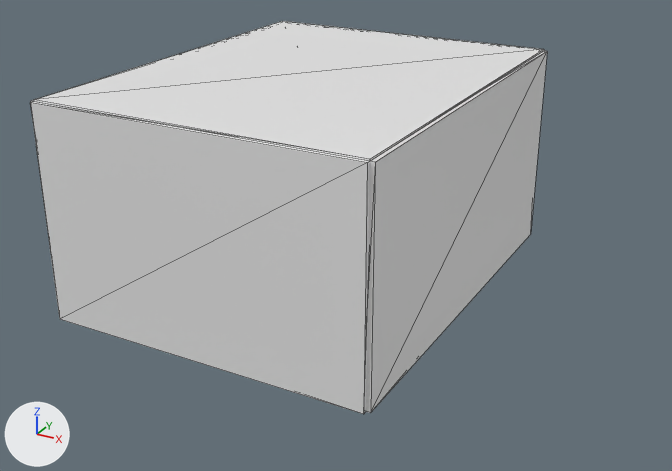
Renders of the glTF model src/app/public/media/white-rabbit/room.glb from each side of a commit.
Before and after are seen from a 50 mm lens placed at (5.46, -9.41, 5.27), pointed at (0.48, -0.35, 0.75). Every picture has the same lights, and +X, +Y and +Z are marked at lower left. The picture after the commit comes second. Mesh edges are drawn as thin lines. Where no turn or scale is listed for an object, it has been applied to the vertices. Vertices at exactly the same position are counted once.

The older version as bpy lines, for what is in view:
```python
me_mesh_0 = bpy.data.meshes.new('Mesh_0')
me_mesh_0.from_pydata(...)  # 48 vertices, 84 faces; spans x -2.05..2.05, y -2.55..2.55, z -1.3..1.3
# before: 16 (2.0, -2.55, 1.3) at pixel (367, 162), 17 (2.0, -2.55, -1.3) at pixel (363, 414), 18 (2.0, -2.45, 1.3) at pixel (372, 159), 19 (2.0, -2.45, -1.3)
me_mesh_1 = bpy.data.meshes.new('Mesh_1')
me_mesh_1.from_pydata(...)  # a box spanning x -2.0..2.0, y -2.5..2.5, z -0.01..0.01
ob_room_0 = bpy.data.objects.new('room-0', me_mesh_0)
ob_room_0.location = (0.0, 0.0, 1.3)
ob_room_1 = bpy.data.objects.new('room-1', me_mesh_1)
ob_room_1.location = (0.0, 0.0, 2.61)
```
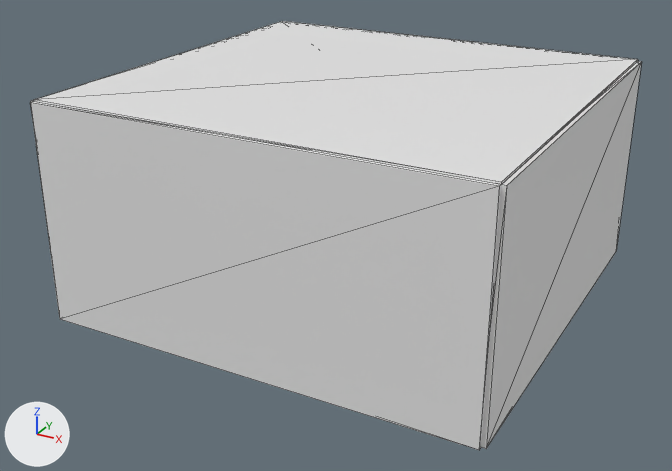
Where the newer file only moved an object's origin or applied its transform, the numbers keep the older frame.

Boxes (x1, y1, x2, y2) around the edits, measured in the pictures (672 x 471 px; the box of a moved part takes in the faces that stretch with it):
```json
{"object": "room-0", "change": "reshaped", "before": [30, 50, 547, 414], "after": [30, 61, 642, 450], "on screen": "18% wider, 7% taller"}
{"object": "room-1", "change": "moved, rescaled", "before": [34, 21, 544, 161], "after": [34, 21, 638, 184], "on screen": "18% wider, 16% taller"}
{"part": 1, "of": "me_mesh_0", "change": "moved or reshaped", "before": [366, 51, 547, 413], "after": [481, 61, 642, 449]}
{"part": 2, "of": "me_mesh_0", "change": "moved or reshaped", "before": [32, 102, 370, 414], "after": [32, 102, 501, 450]}
```

Edits to the scene script, one JSON object a line:
```json
{"block": "me_mesh_0", "where": "# used by ob_room_0; location = (0.0, 0.0, 1.3)"}
{"op": "remove", "block": "me_mesh_0", "code": "me_mesh_0.from_pydata(...)  # 48 vertices, 84 faces; spans x -2.05..2.05, y -2.55..2.55, z -1.3..1.3"}
{"op": "add", "block": "me_mesh_0", "code": "me_mesh_0.from_pydata(...)  # 48 vertices, 84 faces; spans x -2.05..3.25, y -2.55..2.55, z -1.3..1.3"}
{"block": "me_mesh_0", "change": "me_mesh_0 part 1: the loose piece of 8 vertices spanning x 1.95..2.05, y -2.5..2.5, z -1.3..1.3 is moved by (1.2, 0.0, 0.0)"}
{"block": "me_mesh_0", "change": "me_mesh_0 part 2"}
{"op": "add", "block": "me_mesh_0", "code": "for i in [*range(16, 20)]: me_mesh_0.vertices[i].co += Vector((1.2, 0.0, 0.0))"}
{"block": "me_mesh_0", "change": "other edits to the shape of me_mesh_0 do not show in these pictures"}
{"block": "me_mesh_1", "where": "# used by ob_room_1; location = (0.0, 0.0, 2.61)"}
{"op": "remove", "block": "me_mesh_1", "code": "me_mesh_1.from_pydata(...)  # 8 vertices, 12 faces; spans x -2.0..2.0, y -2.5..2.5, z -0.01..0.01"}
{"op": "add", "block": "me_mesh_1", "code": "me_mesh_1.from_pydata(...)  # 8 vertices, 12 faces; spans x -2.0..3.2, y -2.5..2.5, z -0.01..0.01"}
{"block": "me_mesh_1", "change": "me_mesh_1 part 3: the whole mesh is scaled about its middle by (1.3, 1, 1.01), then moved by (0.6, 0.0, 0.0)"}
```
